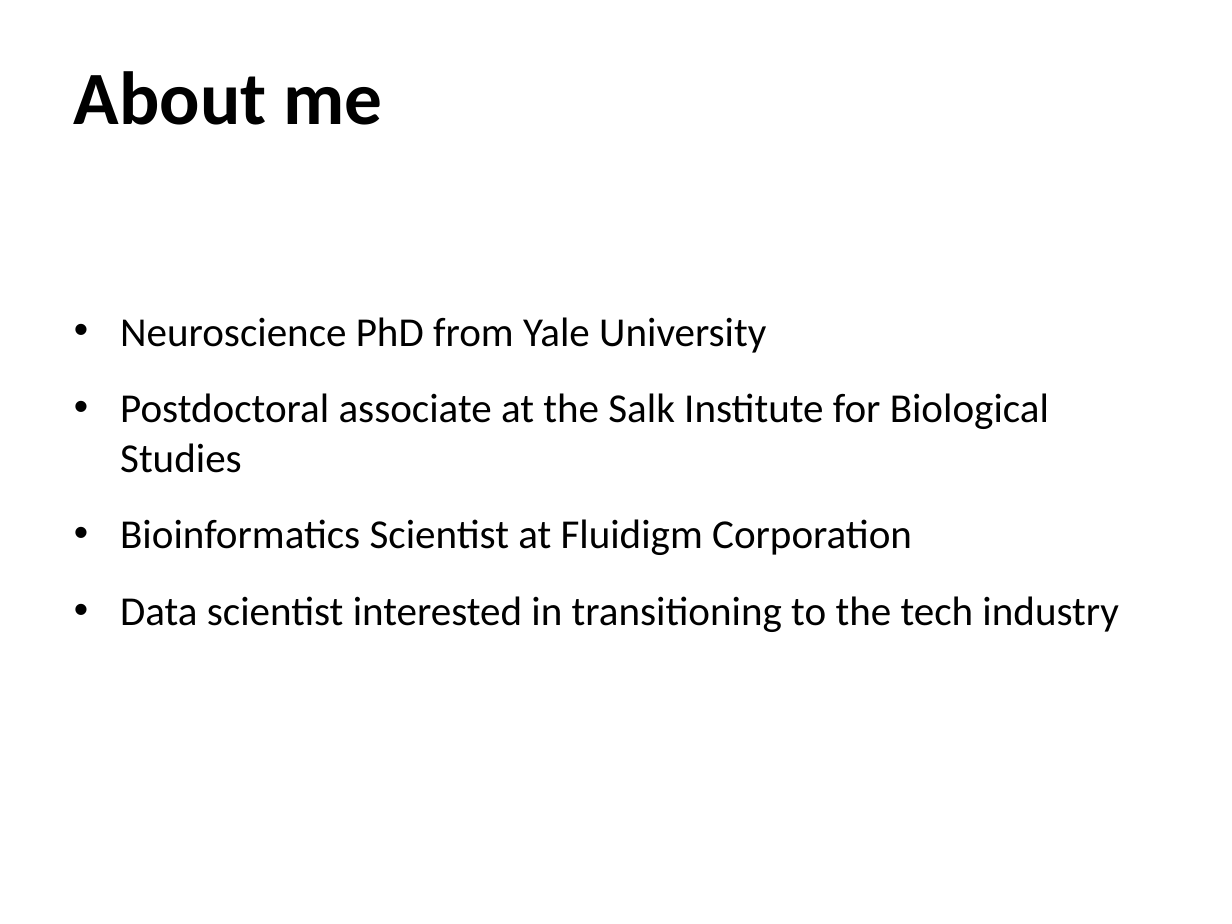
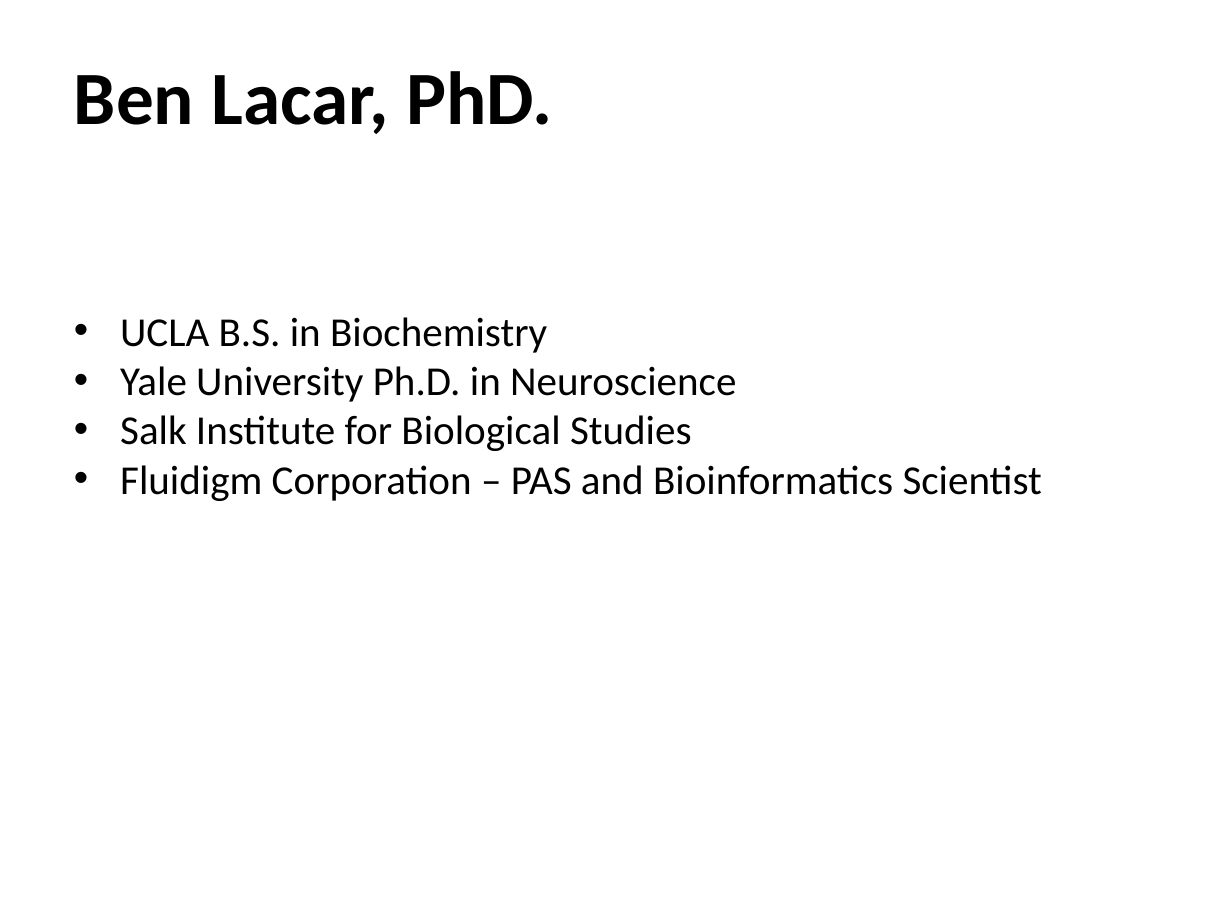
Before and after one commit to benslack19/baseball_player_selector, a slide deck: slide 9 of insight_baseball_notes/BL_baseball_notes.pptx. Drawn at 1232x924 pixels with LibreOffice and Linux fonts; fonts in the diff are those of the drawing. Boxes give left, top, right and bottom in pixels: in the first picture for what was removed or moved away, otherwise in the second. Text is boxed around its words. In the diff, an @@ line names an element or a change of style, - is before the commit and + after.

```diff
--- a/insight_baseball_notes/BL_baseball_notes.pptx
+++ b/insight_baseball_notes/BL_baseball_notes.pptx
@@ title at box(74, 71, 552, 134): text changed @@
-About me
+Ben Lacar, PhD.
@@ text at box(120, 317, 1042, 501): text changed @@
-• Neuroscience PhD from Yale University
-• Postdoctoral associate at the Salk Institute for Biological Studies
-• Bioinformatics Scientist at Fluidigm Corporation
-• Data scientist interested in transitioning to the tech industry
+• UCLA B.S. in Biochemistry
+• Yale University Ph.D. in Neuroscience
+• Salk Institute for Biological Studies
+• Fluidigm Corporation – PAS and Bioinformatics Scientist
```
Also in this commit, not shown: 5 other slides changed, 24 slides added, 2 slides removed, 2 other files.
